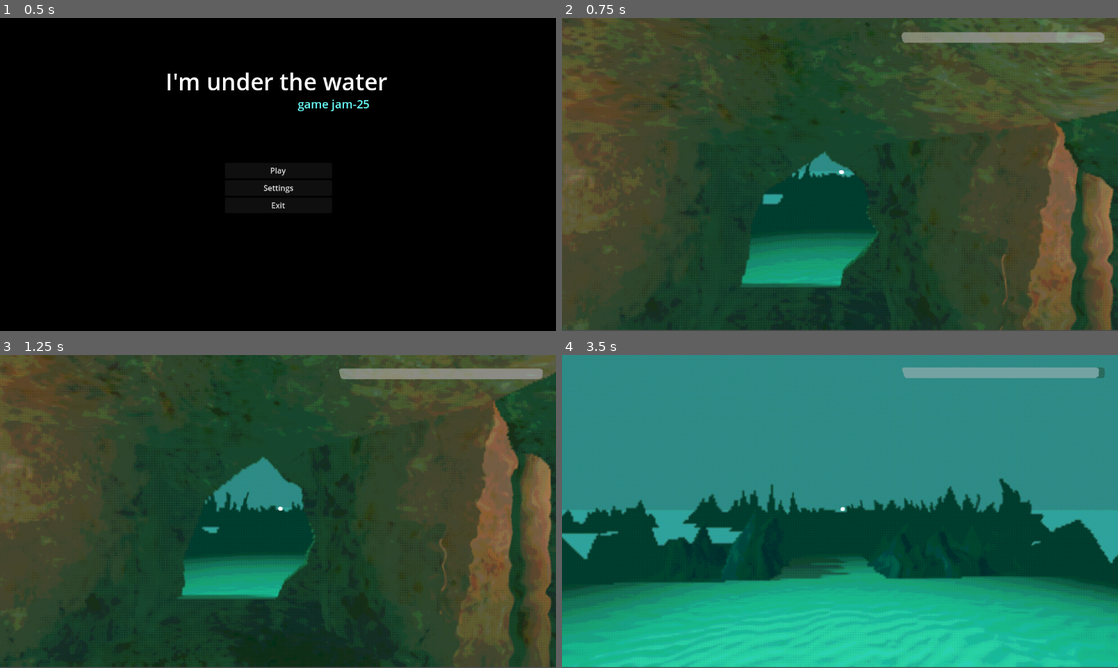
Above: before the commit, frames 1-4 (two rows, left to right).
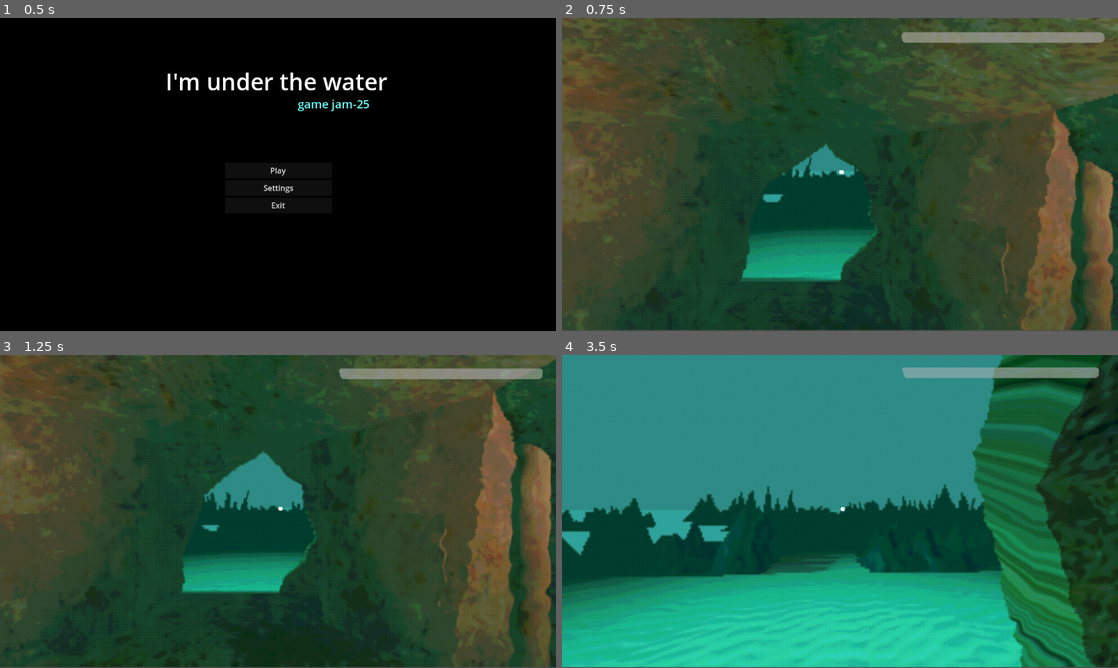
Above: after the commit, the same moments.

Repository: useronym/BubbleGameJam
Game: Godot game, scene res://scenes/mainMenu.tscn
Same seed, same stepped clock (60 frames per second), same inputs: the game is played once before the commit and once after it.
Inputs (mouse positions are in pixels of both pictures, inside the frame that each line leads up to):
- Up to frame 1 (0.5 s): no input
- Up to frame 2 (0.75 s): click "Play" at 0.5 s
- Up to frame 3 (1.25 s): no input
- Up to frame 4 (3.5 s): tap Enter at 1.25 s; move the mouse to (867, 511) at 1.27 s; hold W (up) from 1.28 s (still down); tap E (interact) at 1.35, 2.1, 2.85 s; move the mouse to (812, 511) at 2.02 s; move the mouse to (851, 505) at 2.77 s

Frame 1 is identical in both runs. In frame 2, 2.7% of the frame differs, in the area x 0-100%, y 0-100%; in frame 3, 2.2%; in frame 4, 24%.

Commit message:
Make player shorter: 140

Diff:
--- a/scenes/player.tscn
+++ b/scenes/player.tscn
@@ -6,8 +6,8 @@
 [sub_resource type="CapsuleMesh" id="CapsuleMesh_jse87"]
 
 [sub_resource type="CapsuleShape3D" id="CapsuleShape3D_p0oft"]
-radius = 0.505334
-height = 2.0199
+radius = 0.424461
+height = 1.70706
 
 [sub_resource type="Animation" id="Animation_fnymu"]
 length = 0.001
@@ -24,7 +24,7 @@
 tracks/1/path = NodePath("head")
 tracks/1/interp = 1
 tracks/1/loop_wrap = true
-tracks/1/keys = PackedFloat32Array(0, 1, 0, 1.5, 0)
+tracks/1/keys = PackedFloat32Array(0, 1, 0, 1.4, 0)
 tracks/2/type = "bezier"
 tracks/2/imported = false
 tracks/2/enabled = true
@@ -82,15 +82,15 @@
 script = ExtResource("1_yofdb")
 
 [node name="MeshInstance3D" type="MeshInstance3D" parent="."]
-transform = Transform3D(1, 0, 0, 0, 1, 0, 0, 0, 1, 0, 1, 0)
+transform = Transform3D(0.85, 0, 0, 0, 0.85, 0, 0, 0, 0.85, 0, 0.85, 0)
 mesh = SubResource("CapsuleMesh_jse87")
 
 [node name="CollisionShape3D" type="CollisionShape3D" parent="."]
-transform = Transform3D(1, 0, 0, 0, 1, 0, 0, 0, 1, 0, 0.974135, 0)
+transform = Transform3D(1, 0, 0, 0, 1, 0, 0, 0, 1, 0, 0.796455, 0)
 shape = SubResource("CapsuleShape3D_p0oft")
 
 [node name="head" type="Node3D" parent="."]
-transform = Transform3D(1, 0, 0, 0, 1, 0, 0, 0, 1, 0, 1.5, 0)
+transform = Transform3D(1, 0, 0, 0, 1, 0, 0, 0, 1, 0, 1.4, 0)
 
 [node name="Camera3D" type="Camera3D" parent="head"]
 transform = Transform3D(1, 0, 0, 0, 1, 0, 0, 0, 1, 0, 0.0026046, 0)
